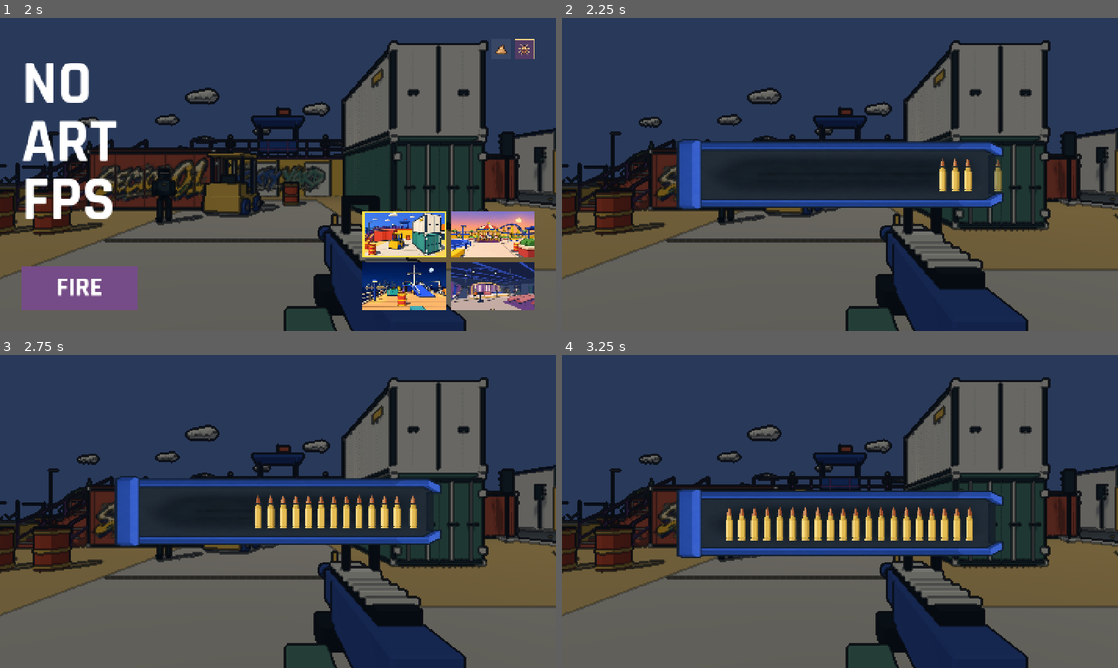
Above: before the commit, frames 1-4 (two rows, left to right).
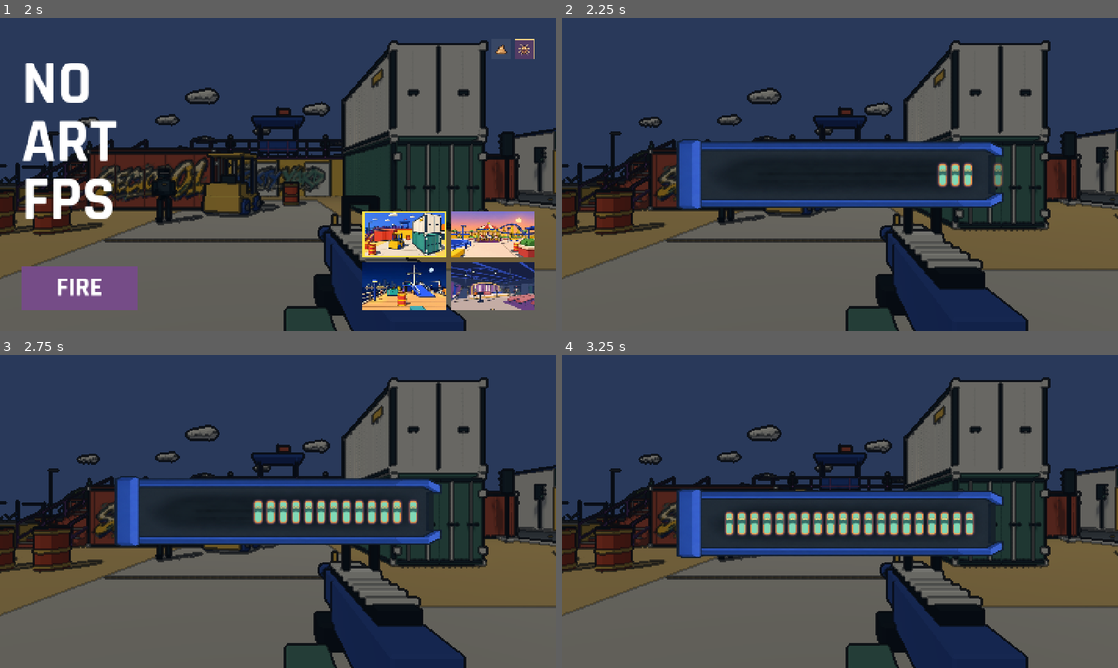
Above: after the commit, the same moments.

Repository: YicongCao/No-Art-FPS
Game: Godot game, scene res://scenes/main.tscn
Two runs of this game, one before a commit and one after it. Both use one fixed random seed, a clock stepped at 60 frames per second and the inputs below. Sound files missing from this copy of the repository are replaced by a short silence.
Inputs (mouse positions are in pixels of both pictures, inside the frame that each line leads up to):
- Up to frame 1 (2 s): click (500, 49) at 0.5 s; click (522, 49) at 1.25 s
- Up to frame 2 (2.25 s): click "FIRE" at 2 s
- Up to frame 3 (2.75 s): no input
- Up to frame 4 (3.25 s): tap Enter (restart) at 2.75 s; move the mouse to (962, 495) at 2.77 s; press the mouse at (962, 495) at 2.78 s; hold D (right) from 2.78 s (still down); tap Space (jump) at 3.02 s

Frame 1 is identical in both runs. In frame 2, 0.6% of the frame differs, in the area x 67-80%, y 44-56%; in frame 3, 2.0%; in frame 4, 3.1%, in the area x 29-75%, y 48-60%.

Commit message:
Keep toy ammo consistent through magazine docking

Diff:
--- a/scripts/hud.gd
+++ b/scripts/hud.gd
@@ -153,10 +153,9 @@
 func draw_magazine_body(body: Rect2, count: int, shift: float, incoming: float, eject: bool = false) -> void:
 	var scale_factor = body.size.x/420.0
 	var toy_round: Texture2D
-	if eject:
-		if game.comedy_mode=="comedy":toy_round = WATER_ROUND
-		if game.comedy_mode=="roach":toy_round = SLIPPER_ROUND
-	# Both loading and gameplay render exactly the same shell and cartridge geometry.
+	match game.comedy_mode:
+		"comedy":toy_round = WATER_ROUND
+		"roach":toy_round = SLIPPER_ROUND
 	draw_rect(Rect2(body.position+Vector2(30,16)*scale_factor,Vector2(376,60)*scale_factor),INK.darkened(.35))
 	draw_set_transform(body.get_center(),PI*.5)
 	draw_texture_rect_region(MAGAZINE_ATLAS,Rect2(-Vector2(body.size.y,body.size.x)*.5,Vector2(body.size.y,body.size.x)),MAGAZINE_REGION)
